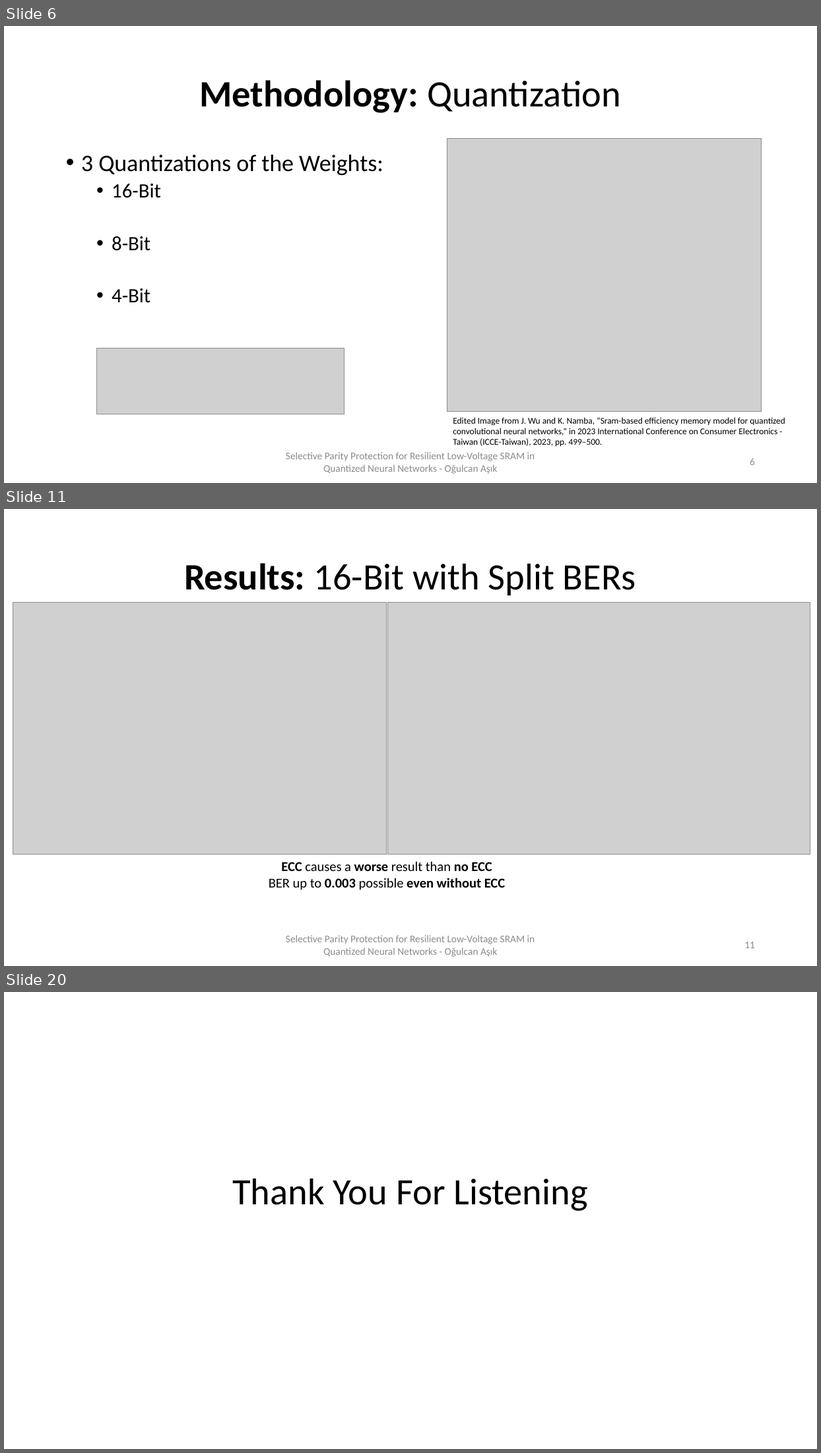
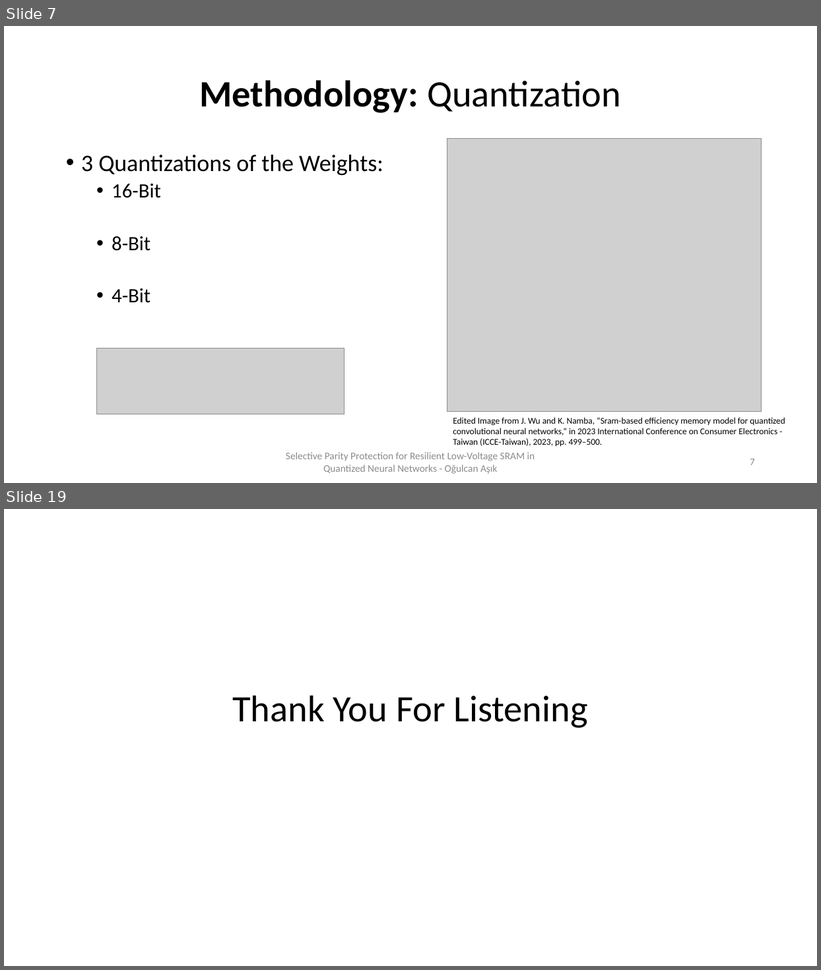
Before and after one commit to Xeadriel/ECC-SRAM-Simulation, a slide deck: Paper SRAM PDF/Selective Parity Protection for Resilient Low-Voltage SRAM in.pptx. Shown one above the other, each under a label of ours: slides 6, 11 and 20 before the commit, slides 7 and 19 after it; the slides between them are not shown. The pictures are 821x1453 and 821x970 pixels, drawn with LibreOffice and Linux fonts; fonts in the diff are those of the drawing; grey boxes stand for pictures. Boxes give left, top, right and bottom in pixels: in the first picture for what was removed or moved away, otherwise in the second. Text is boxed around its words. In the diff, an @@ line names an element or a change of style, - is before the commit and + after.

```diff
--- a/Paper SRAM PDF/Selective Parity Protection for Resilient Low-Voltage SRAM in.pptx
+++ b/Paper SRAM PDF/Selective Parity Protection for Resilient Low-Voltage SRAM in.pptx
@@ slide 11 removed at (4,509,817,966), background #FFFFFF @@
@@ title removed at (184,563,636,595) @@
-Results: 16-Bit with Split BERs
@@ picture removed at (13,602,387,854) @@
@@ picture removed at (387,602,810,854) @@
@@ text removed at (269,861,505,890) @@
-ECC causes a worse result than no ECC
-BER up to 0.003 possible even without ECC
@@ text removed at (286,935,535,957) @@
-Selective Parity Protection for Resilient Low-Voltage SRAM in Quantized Neural Networks - Oğulcan Aşık
@@ page number removed at (745,942,755,949) @@
-11
@@ what was slide 6 is now slide 7 @@
@@ page number at (750,459,755,466): text changed @@
-6
+7
@@ what was slide 20 is now slide 19 @@
```
Also in this commit, not shown: 14 slides changed, 2 slides added, 2 other slides removed, 4 other files.
